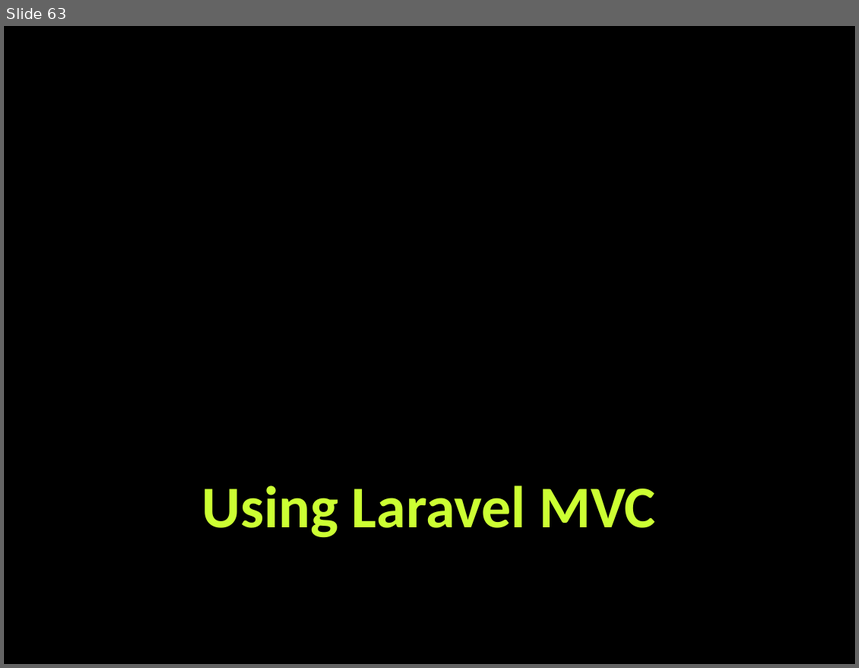
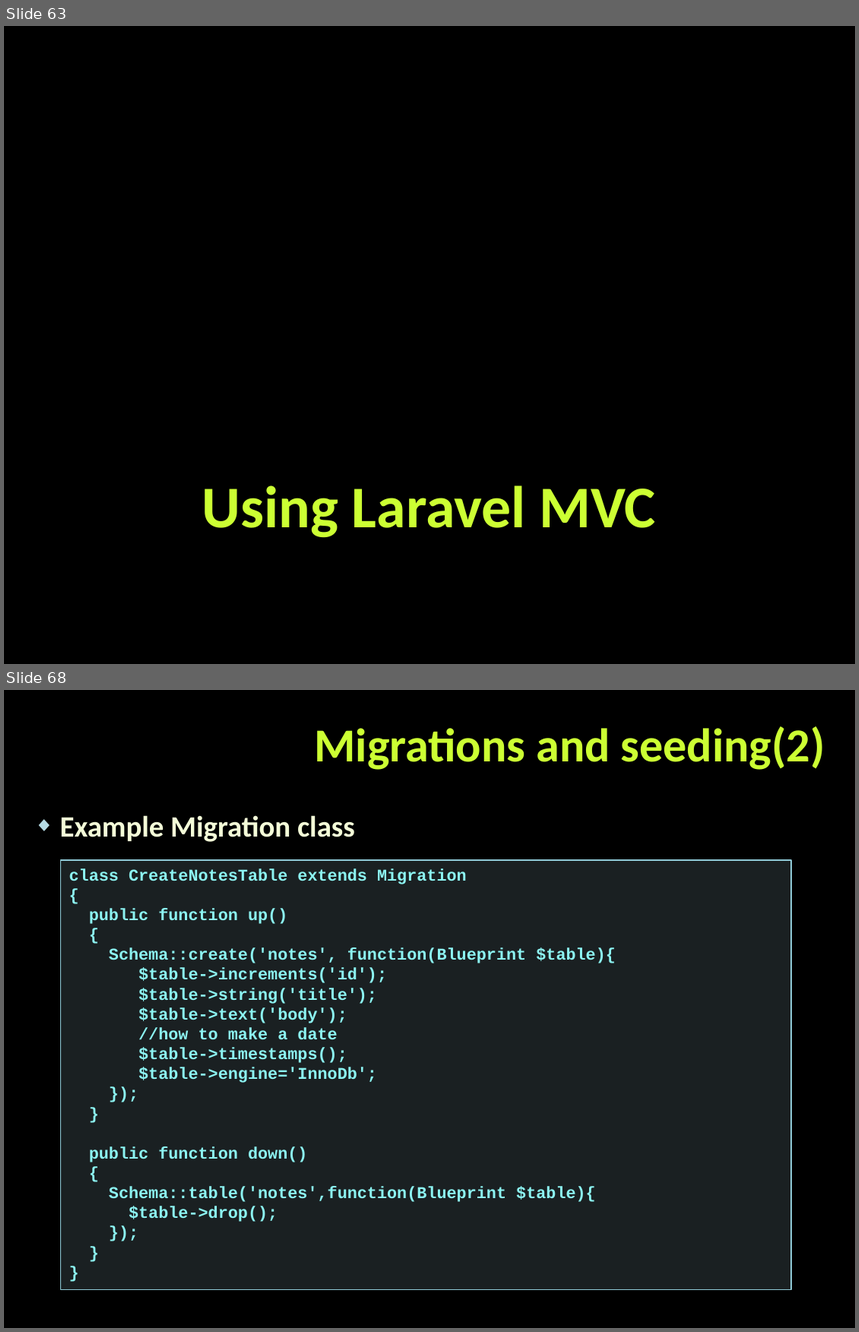
Before and after one commit to tanzhur/PHP_MVC-seminar, a slide deck: PHP_MVC.pptx. Shown one above the other, each under a label of ours: slide 63 before the commit, slides 63 and 68 after it; the slides between them are not shown. The pictures are 859x668 and 859x1332 pixels, drawn with LibreOffice and Linux fonts; fonts in the diff are those of the drawing; background and template pictures are left out. Boxes give left, top, right and bottom in pixels: in the first picture for what was removed or moved away, otherwise in the second. Text is boxed around its words. In the diff, an @@ line names an element or a change of style, - is before the commit and + after.

```diff
--- a/PHP_MVC.pptx
+++ b/PHP_MVC.pptx
@@ slide 68 added at (x1=4, y1=690, x2=855, y2=1328), background picture (left out) @@
@@ title added at (x1=315, y1=726, x2=826, y2=770), 40 pt, text #CCFF33, bold @@
+Migrations and seeding(2)
@@ text added at (x1=60, y1=815, x2=355, y2=842), 25 pt, text #F4FCD8, bold @@
+◆ Example Migration class
@@ rectangle added at (x1=61, y1=860, x2=791, y2=1290), fill #B5DBE5 at 15% opacity, outline #90CAD7 1 pt, 14 pt, text #8CF4F2, bold @@
+class CreateNotesTable extends Migration
+{
+public function up()
+{
+Schema::create('notes', function(Blueprint $table){
+$table->increments('id');
+$table->string('title');
+$table->text('body');
+//how to make a date
+$table->timestamps();
+$table->engine='InnoDb';
+});
+}
+public function down()
+{
+Schema::table('notes',function(Blueprint $table){
+$table->drop();
+});
+}
+}
```
Also in this commit, not shown: 3 slides changed, 16 other slides added.
